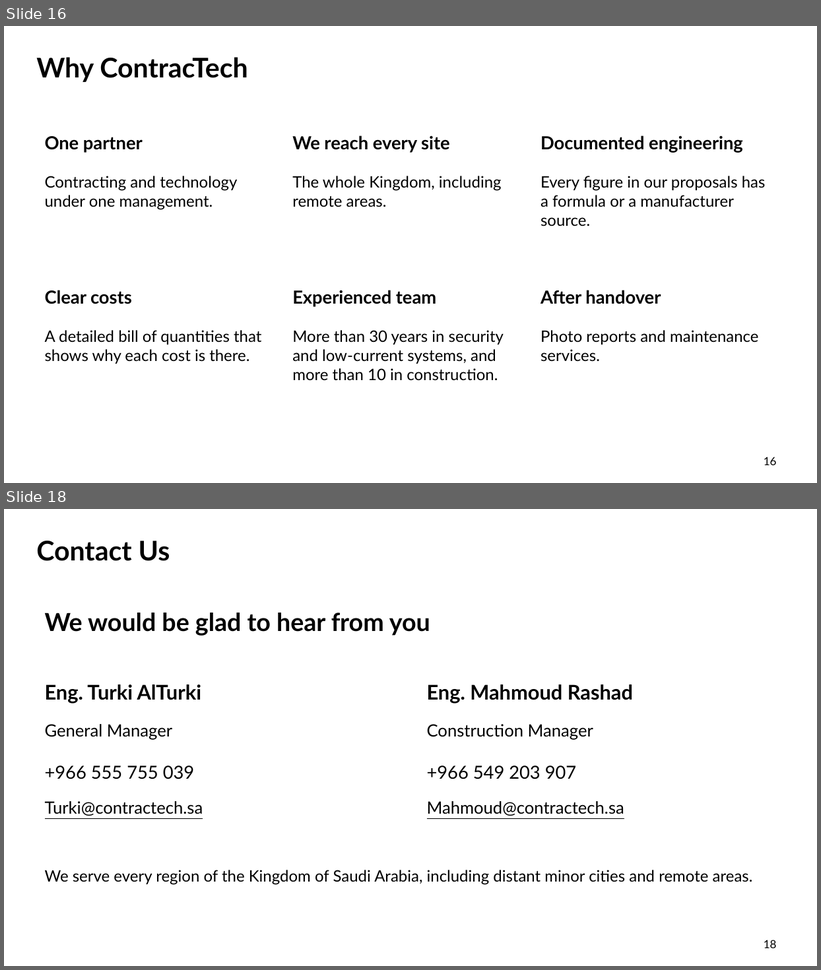
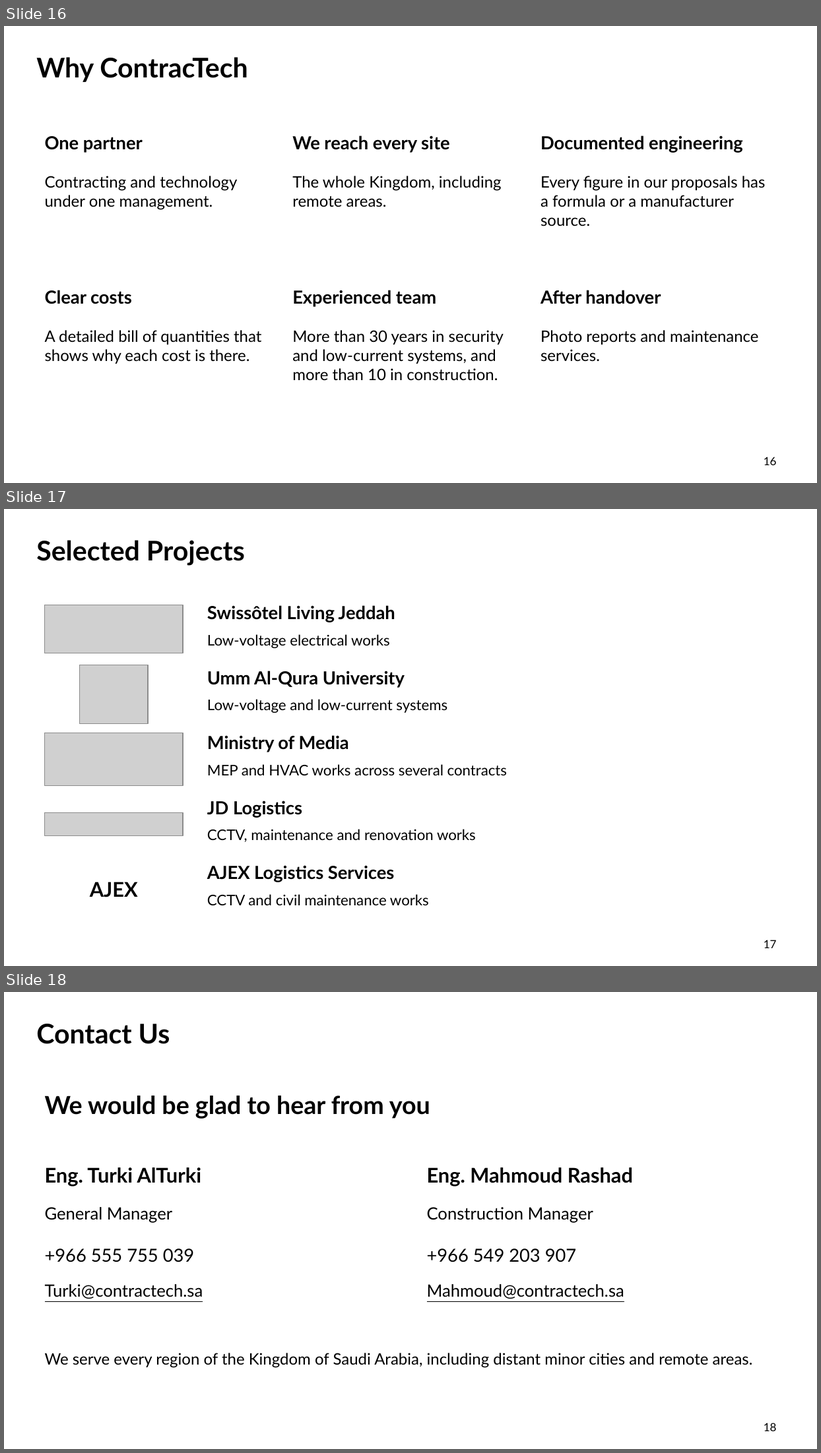
Before and after one commit to urkTish/CCTV, a slide deck: docs/company-profile/ContracTech-Company-Profile-EN.pptx. Shown one above the other, each under a label of ours: slides 16 and 18 before the commit, slides 16, 17 and 18 after it; the slides between them are not shown. The pictures are 821x970 and 821x1453 pixels, drawn with LibreOffice and Linux fonts; fonts in the diff are those of the drawing; grey boxes stand for pictures; background and template pictures are left out. Boxes give left, top, right and bottom in pixels: in the first picture for what was removed or moved away, otherwise in the second. Text is boxed around its words. In the diff, an @@ line names an element or a change of style, - is before the commit and + after.

```diff
--- a/docs/company-profile/ContracTech-Company-Profile-EN.pptx
+++ b/docs/company-profile/ContracTech-Company-Profile-EN.pptx
@@ slide 17 added at [4,509,817,966], background #FFFFFF @@
@@ title added at [36,540,245,565], 24 pt, text #000000, bold @@
+Selected Projects
@@ picture added at [45,605,183,653] @@
@@ text added at [207,605,395,623], 16 pt, text #000000, bold @@
+Swissôtel Living Jeddah
@@ text added at [207,634,390,648], 13 pt, text #000000 @@
+Low-voltage electrical works
@@ picture added at [80,665,148,723] @@
@@ text added at [207,671,405,688], 16 pt, text #000000, bold @@
+Umm Al-Qura University
@@ text added at [207,699,448,713], 13 pt, text #000000 @@
+Low-voltage and low-current systems
@@ picture added at [45,733,183,786] @@
@@ text added at [207,735,349,753], 16 pt, text #000000, bold @@
+Ministry of Media
@@ text added at [207,764,507,776], 13 pt, text #000000 @@
+MEP and HVAC works across several contracts
@@ text added at [207,801,302,818], 16 pt, text #000000, bold @@
+JD Logistics
@@ picture added at [45,813,183,836] @@
@@ text added at [207,829,476,842], 13 pt, text #000000 @@
+CCTV, maintenance and renovation works
@@ text added at [90,882,138,898], 18 pt, text #000000, bold @@
+AJEX
@@ text added at [207,865,394,883], 16 pt, text #000000, bold @@
+AJEX Logistics Services
@@ text added at [207,894,429,906], 13 pt, text #000000 @@
+CCTV and civil maintenance works
@@ page number added at [764,940,777,949], 10 pt, text #000000 @@
+17
```
Also in this commit, not shown: 1 slide removed, 19 other files.
